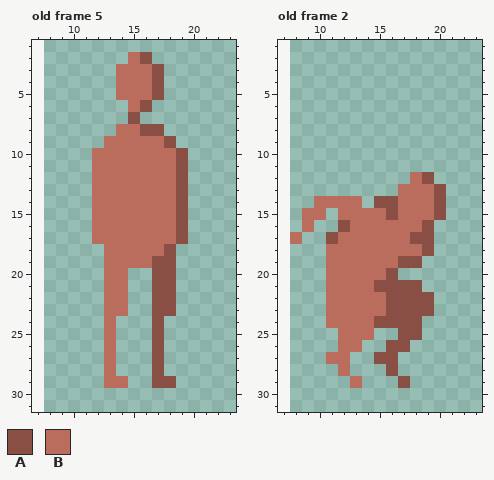
A pixel-art file gets an edit: assets/Aseprite/Player1-Jump2(R).aseprite. The first picture shows the starting point.
16x32 pixels, 6 frames. Shown: old frame 5: x 7..23, y 1..31; old frame 2: x 7..23, y 1..31. The old version is drawn lined up with the new one, on the new canvas. The commit also changed other frames, which this record leaves out.
Palette (. is transparent): A #8a4f44  B #ba6c5d
Pixels before, old frame 5, first column x 12:
 2 ...BA...
 3 ..BBBA..
 4 ..BBBA..
 5 ..BBBA..
 6 ...BA...
 7 ...A....
 8 ..BBAA..
 9 .BBBBBA.
10 BBBBBBBA
11 BBBBBBBA
12 BBBBBBBA
13 BBBBBBBA
14 BBBBBBBA
15 BBBBBBBA
16 BBBBBBBA
17 BBBBBBBA
18 .BBBBBA.
19 .BBBBAA.
20 .BB..AA.
21 .BB..AA.
22 .BB..AA.
23 .BB..AA.
24 .B...A..
25 .B...A..
26 .B...A..
27 .B...A..
28 .B...A..
29 .BB..AA.
Pixels before, old frame 2, first column x 8:
12 ..........BA.
13 .........BBBA
14 ..BBBB.AABBBA
15 .BB.BBBBABBBA
16 .B..ABBBBBBA.
17 B..ABBBBBBAA.
18 ...BBBBBBBBA.
19 ...BBBBBBAA..
20 ...BBBBBA....
21 ...BBBBAAAA..
22 ...BBBBBAAAA.
23 ...BBBBBAAAA.
24 ...BBBBAAAA..
25 ....BBB..AA..
26 ....BB..AA...
27 ...BB..AA....
28 ....B...A....
29 .....B...A...
The result:
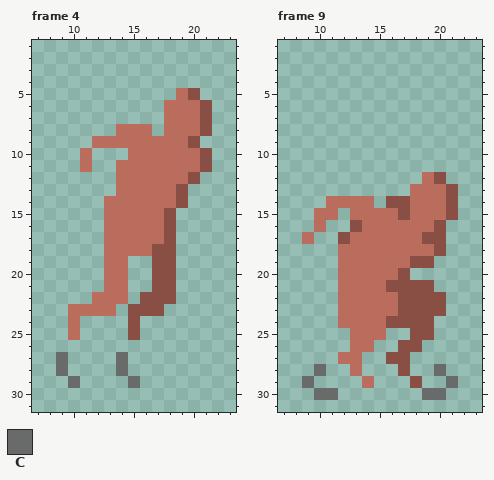
Colours new in this view: C #696a6a
A new or re-ordered frame is compared with the old frame closest to it.
What changed:
canvas 16x32 -> 32x32, the old top-left corner now at 8,0
frames 6 -> 10
Changed rows in their new state; - is an unchanged pixel.
Frame 4 against old frame 5:
first column x 9:
 2 ------..-----
 3 -----....----
 4 -----....----
 5 -----....-BA-
 6 ------..-BBBA
 7 ------.--BBBA
 8 -------B.BBBA
 9 ---B-----BBA-
10 --B...----BBA
11 --B..-----BBA
12 ---..-----BA-
13 ---..--------
14 ---.---------
15 ---.-----A.--
16 ---.-----A.--
17 ---.-----A.--
18 --------A----
19 ------..-----
22 ---B---A-----
23 -BBB-.AA-.---
24 -B--.-A-.----
25 -B--.-A-.----
26 ----.---.----
27 C---.C--.----
28 C---.C--.----
29 -C--..C-..---
Frame 9 is new; against old frame 2:
first column x 8:
12 ----------.BA-
13 ---------.--BA
14 --.---B.-A--BA
15 -.-B.---BA--BA
16 -.B-.A-----BA-
17 .B-.A-----B-A-
18 ---.-------BA-
19 ---.-----B-A--
20 ---.----BA----
21 ---.---B---A--
22 ---.----B---A-
23 ---.----B---A-
24 ---.---B---A--
25 ----.--B-.-A--
26 ----.-B-.-A---
27 ---.-B-.-A----
28 --C-.B--.A--C-
29 -C---.B--.A--C
30 --CC-------CC-
Changed places in both pictures, as pixel boxes (x1, y1, x2, y2):
changed: (56, 52, 212, 388)
changed: (290, 172, 458, 400)
